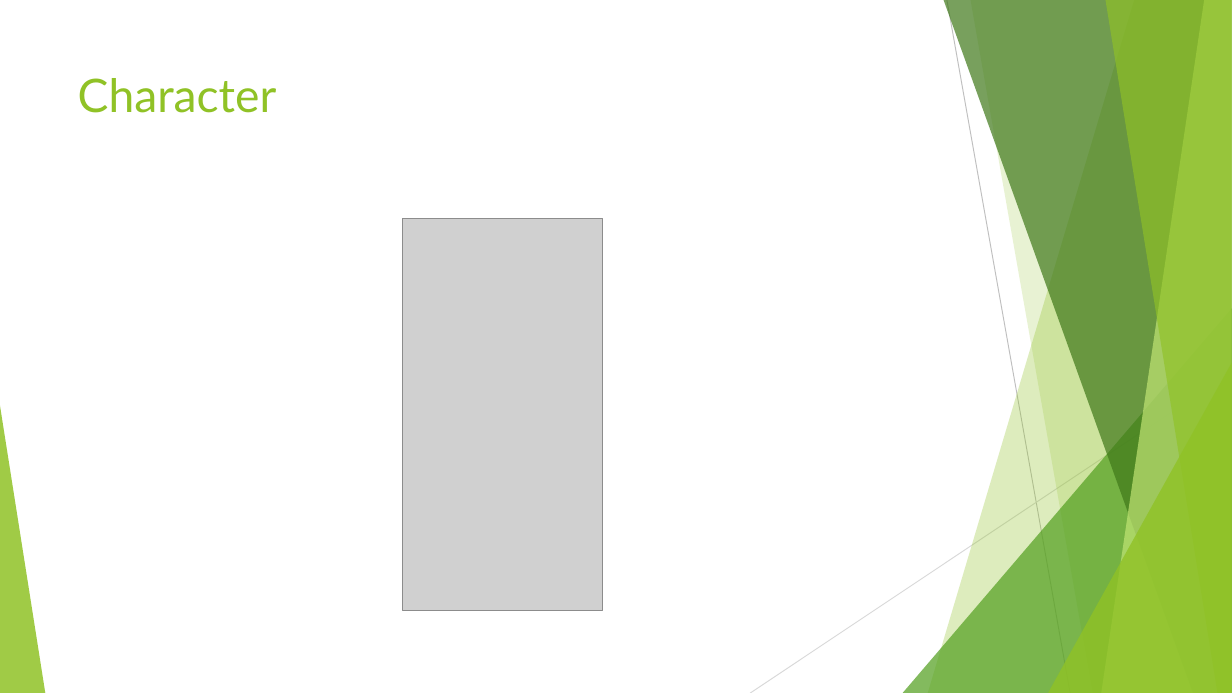
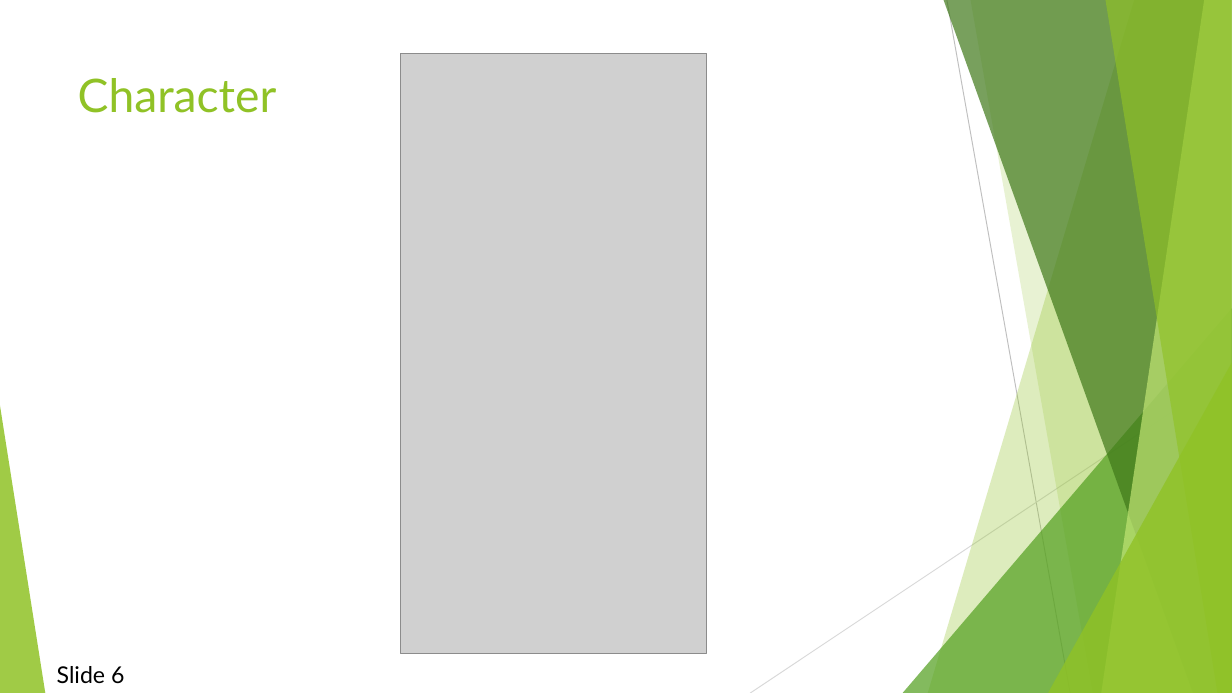
Before and after one commit to djcindric/Pathfinder-Player-Tool, a slide deck: slide 5 of Documentation/Demo 3.pptx. Drawn at 1232x693 pixels with LibreOffice and Linux fonts; fonts in the diff are those of the drawing; grey boxes stand for pictures. Boxes give left, top, right and bottom in pixels: in the first picture for what was removed or moved away, otherwise in the second. Text is boxed around its words. In the diff, an @@ line names an element or a change of style, - is before the commit and + after.

```diff
--- a/Documentation/Demo 3.pptx
+++ b/Documentation/Demo 3.pptx
@@ picture: place and size @@
-picture at [403,218,604,610]
+picture at [401,54,708,654]
@@ text added at [57,666,124,684], 18 pt, text #000000 @@
+Slide 6
```
Also in this commit, not shown: 4 other slides changed.
